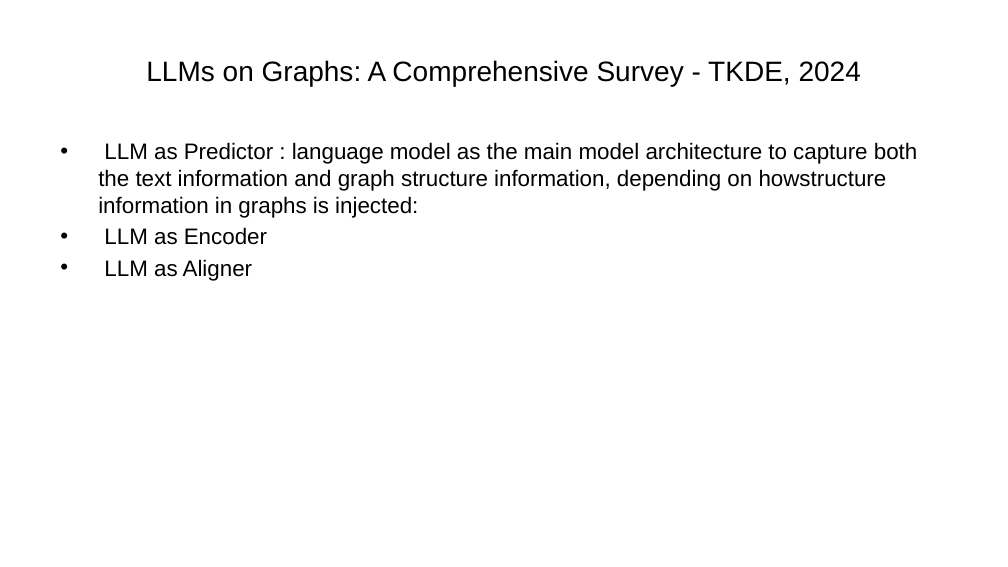
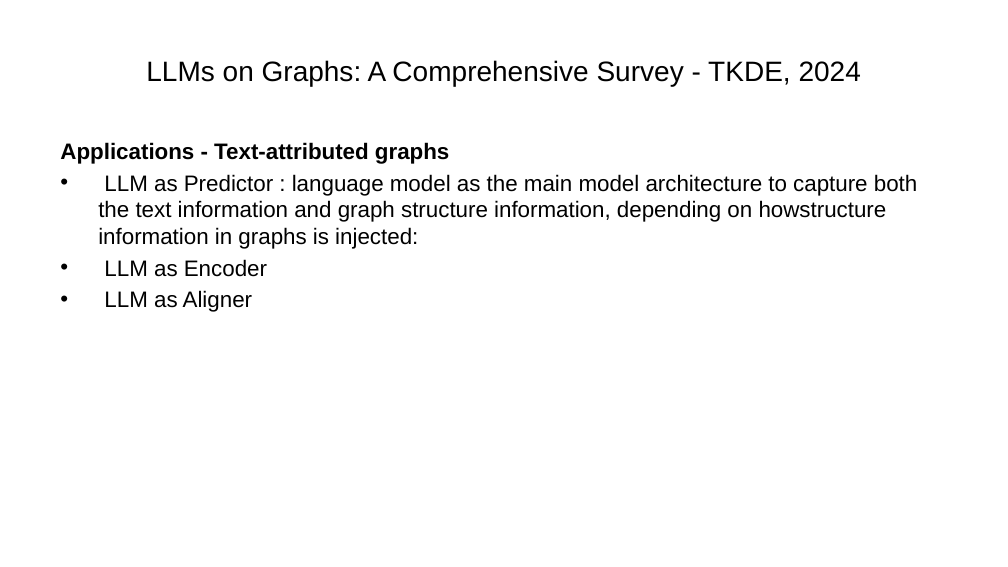
Before and after one commit to ManuelePasini/slides-markdown, a slide deck: slide 5 of graph_llm.pptx (slide 6 before the commit). Drawn at 1008x567 pixels with LibreOffice and Linux fonts; fonts in the diff are those of the drawing. Boxes give left, top, right and bottom in pixels: in the first picture for what was removed or moved away, otherwise in the second. Text is boxed around its words. In the diff, an @@ line names an element or a change of style, - is before the commit and + after.

```diff
--- a/graph_llm.pptx
+++ b/graph_llm.pptx
@@ text at (60, 142, 449, 164): paragraph added @@
+Applications - Text-attributed graphs
```
Also in this commit, not shown: 1 other slide changed, 1 slide removed, 5 other files.
